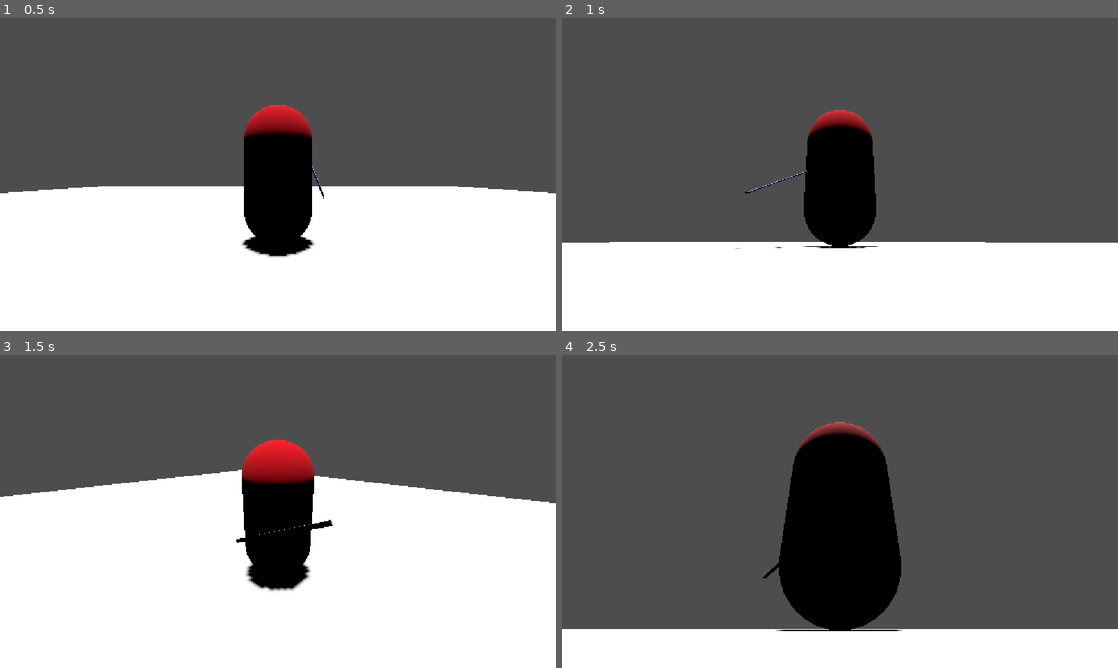
Above: before the commit, frames 1-4 (two rows, left to right).
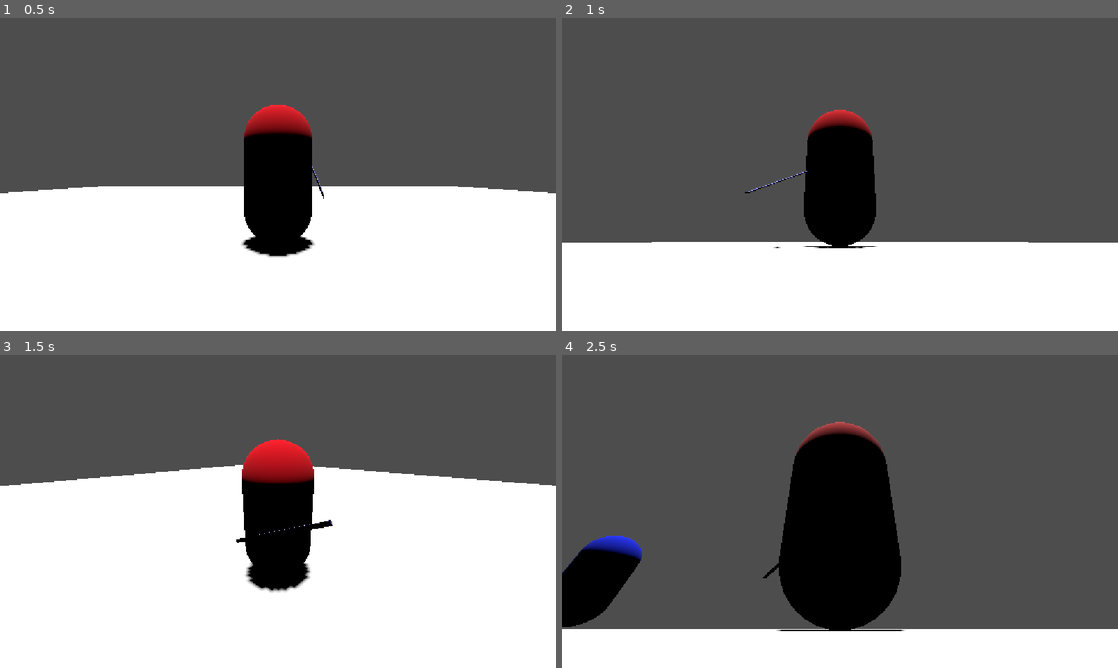
Above: after the commit, the same moments.

Repository: Gabaghooul/Dark-of-Curseness
Game: Godot game, scene res://main.tscn
The game is run twice, just before and just after one commit, with the same random seed, the same clock (stepped at 60 frames per second) and the same inputs.
Inputs (mouse positions are in pixels of both pictures, inside the frame that each line leads up to):
- Up to frame 1 (0.5 s): no input
- Up to frame 2 (1 s): tap Enter at 0.5 s; move the mouse to (962, 158) at 0.52 s; hold D (move_right) from 0.53 s (still down); click (962, 158) at 0.6 s
- Up to frame 3 (1.5 s): move the mouse to (166, 527) at 1.27 s; release D (move_right) at 1.28 s; hold S (move_back) from 1.28 s (still down); click (166, 527) at 1.35 s
- Up to frame 4 (2.5 s): move the mouse to (895, 442) at 2.02 s; release S (move_back) at 2.03 s; hold D (move_right) from 2.03 s (still down); click (895, 442) at 2.1 s

Frame 1 is identical in both runs. In frame 2, less than 0.1% of the frame differs, in the area x 8-84%, y 71-74%; in frame 3, 3.1%, in the area x 0-100%, y 35-76%; in frame 4, 2.8%.

Commit message:
Reusable health component

Diff:
--- a/enemy.gd
+++ b/enemy.gd
@@ -1,22 +1,16 @@
 extends CharacterBody3D
 
-@export var hp = 100
+@export var hp = 50
 @export var damage = 10
 var connected_hits = []
 
 @onready var timer: Timer = $Timer
 
+func _ready():
+	$Health.init(hp)
+
 func _on_timeout() -> void:
 	attack()
-
-func take_damage(incoming_damage):
-	if hp > 0:
-		$AnimationPlayer.play("Hurt")
-		hp -= incoming_damage
-		print("Enemy hit: ", hp, "/", 100)
-	if hp <= 0:
-		queue_free()
-		print("Enemy dead")
 
 func attack():
 	connected_hits = []
@@ -30,6 +24,10 @@
 
 func _on_hitbox_area_entered(area: Area3D) -> void:
 	var target = area.get_parent()
-	if target.has_method("take_damage") && !connected_hits.has(target):
-		target.take_damage(damage)
+	if target.has_node("Health") && !connected_hits.has(target):
+		target.get_node("Health").take_damage(damage)
 		connected_hits.append(target)
+
+func death():
+	#give xp/roll for drops/etc
+	queue_free()
--- a/enemy.tscn
+++ b/enemy.tscn
@@ -1,6 +1,7 @@
 [gd_scene format=3 uid="uid://226gwq8qm4ev"]
 
 [ext_resource type="Script" uid="uid://ddxkkrg1u7cfa" path="res://enemy.gd" id="1_7k104"]
+[ext_resource type="PackedScene" uid="uid://pjp7bmqqdnfi" path="res://health.tscn" id="2_4gyqm"]
 
 [sub_resource type="CapsuleShape3D" id="CapsuleShape3D_2iv3x"]
 
@@ -107,5 +108,8 @@
 wait_time = 2.0
 autostart = true
 
+[node name="Health" parent="." unique_id=111858265 instance=ExtResource("2_4gyqm")]
+
 [connection signal="area_entered" from="VisualPivot/Hitbox" to="." method="_on_hitbox_area_entered"]
 [connection signal="timeout" from="Timer" to="." method="_on_timeout"]
+[connection signal="death" from="Health" to="." method="death"]
--- /dev/null
+++ b/health.gd
@@ -0,0 +1,17 @@
+extends Node
+
+var max_hp = 0
+var hp = 0
+signal death
+
+func init(parent_hp):
+	max_hp = parent_hp
+	hp = parent_hp
+
+func take_damage(damage):
+	if hp > 0:
+		hp -= damage
+		print("Entity hit: ", hp, "/", max_hp)
+	if hp <= 0:
+		print("Entity dead")
+		emit_signal("death")
--- /dev/null
+++ b/health.tscn
@@ -0,0 +1,6 @@
+[gd_scene format=3 uid="uid://pjp7bmqqdnfi"]
+
+[ext_resource type="Script" uid="uid://p47vfqrew4ss" path="res://health.gd" id="1_ledv5"]
+
+[node name="Health" type="Node" unique_id=111858265]
+script = ExtResource("1_ledv5")
--- a/player.gd
+++ b/player.gd
@@ -14,6 +14,9 @@
 var target_velocity = Vector3.ZERO
 var state = "READY"
 
+func _ready():
+	$Health.init(hp)
+
 func _physics_process(delta):
 	#velocity.y += -gravity * delta
 	get_move_input(delta)
@@ -21,7 +24,6 @@
 	if velocity.length() > 1.0:
 		model.rotation.y = lerp_angle(model.rotation.y, spring_arm.rotation.y, rotation_speed * delta)
 	get_attack_input()
-
 
 func get_move_input(delta):
 	if state == "READY":
@@ -37,7 +39,6 @@
 		state = "ATTACK"
 		velocity = Vector3.ZERO
 		$WeaponSlot/Weapon.attack()
-		reset_state()
 
 func reset_state():
 	state = "READY"
@@ -48,10 +49,6 @@
 		spring_arm.rotation_degrees.x = clamp(spring_arm.rotation_degrees.x, -90.0, 30.0)
 		spring_arm.rotation.y -= event.relative.x * mouse_sensitivity
 
-func take_damage(damage):
-	if hp > 0:
-		hp -= damage
-		print("Player hit: ", hp, "/", 100)
-	if hp <= 0:
-		queue_free()
-		print("Player dead")
+func death():
+	#game over
+	queue_free()
--- a/player.tscn
+++ b/player.tscn
@@ -2,6 +2,7 @@
 
 [ext_resource type="Script" uid="uid://bhjhfkoki1dt8" path="res://player.gd" id="1_4flbx"]
 [ext_resource type="PackedScene" uid="uid://g0a4hkj3aifi" path="res://weapon.tscn" id="2_onrkg"]
+[ext_resource type="PackedScene" uid="uid://pjp7bmqqdnfi" path="res://health.tscn" id="3_i3pqv"]
 
 [sub_resource type="CapsuleShape3D" id="CapsuleShape3D_sh265"]
 
@@ -41,3 +42,8 @@
 
 [node name="Weapon" parent="WeaponSlot" unique_id=72729195 instance=ExtResource("2_onrkg")]
 transform = Transform3D(1, 0, 0, 0, 0.4143343, 0.9101248, 0, -0.9101248, 0.4143343, 0.6326531, 0, -0.49244657)
+
+[node name="Health" parent="." unique_id=111858265 instance=ExtResource("3_i3pqv")]
+
+[connection signal="animation_finished" from="WeaponSlot/Weapon" to="." method="reset_state"]
+[connection signal="death" from="Health" to="." method="death"]
--- a/weapon.gd
+++ b/weapon.gd
@@ -2,6 +2,7 @@
 
 @export var damage = 10
 var connected_hits = []
+signal animation_finished
 
 func attack():
 	connected_hits = []
@@ -12,9 +13,10 @@
 
 func finish_attack():
 	$VisualPivot/Hitbox.set_deferred("monitoring", false)
+	emit_signal("animation_finished")
 
 func _on_hitbox_area_entered(area: Area3D) -> void:
 	var enemy = area.get_parent().get_parent()
-	if enemy.has_method("take_damage") && !connected_hits.has(enemy):
-		enemy.take_damage(damage)
+	if enemy.has_node("Health") && !connected_hits.has(enemy):
+		enemy.get_node("Health").take_damage(damage)
 		connected_hits.append(enemy)
Not shown, added: health.gd.uid
